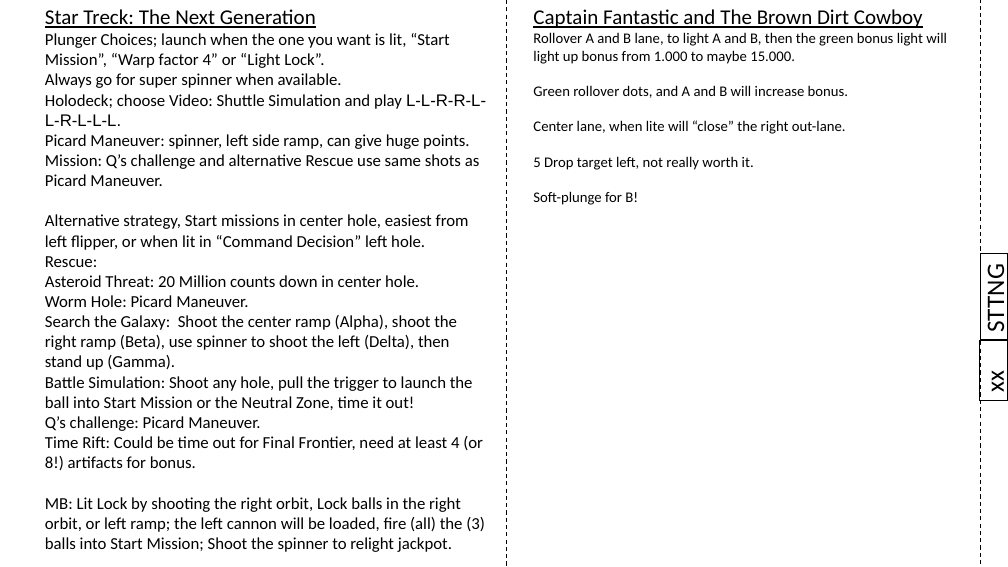
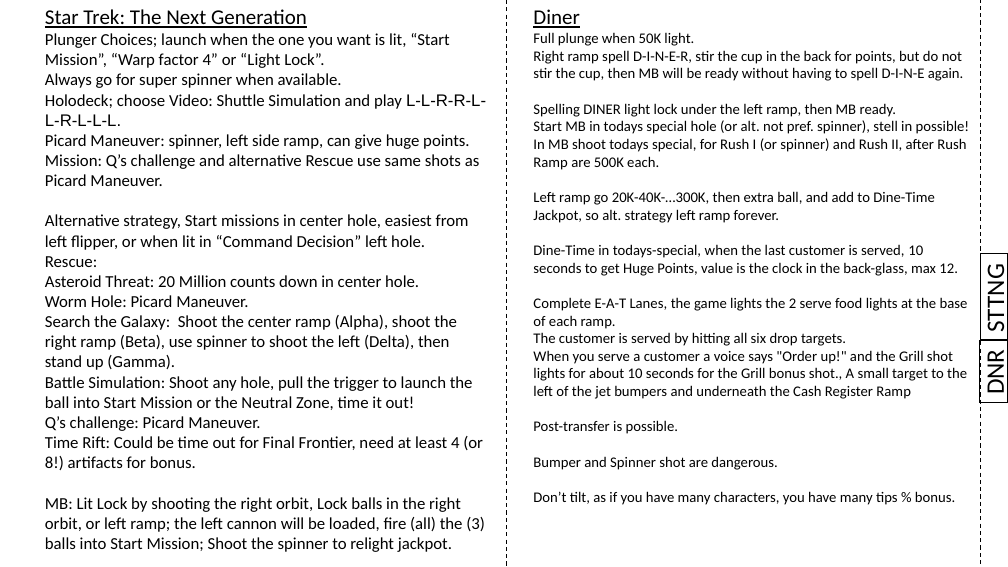
Before and after one commit to karstenbolge/PB, a slide deck: slide 22 of PB.pptx. Drawn at 1008x567 pixels with LibreOffice and Linux fonts; fonts in the diff are those of the drawing. Boxes give left, top, right and bottom in pixels: in the first picture for what was removed or moved away, otherwise in the second. Text is boxed around its words. In the diff, an @@ line names an element or a change of style, - is before the commit and + after.

Commit message:
Added diner

```diff
--- a/PB.pptx
+++ b/PB.pptx
@@ text at box(45, 33, 486, 552): text changed @@
-Star Treck: The Next Generation
+Star Trek: The Next Generation
@@ text at box(533, 9, 970, 505): text changed @@
-Captain Fantastic and The Brown Dirt Cowboy
-Rollover A and B lane, to light A and B, then the green bonus light will light up bonus from 1.000 to maybe 15.000.
-Green rollover dots, and A and B will increase bonus.
-Center lane, when lite will “close” the right out-lane.
-5 Drop target left, not really worth it.
-Soft-plunge for B!
+Diner
+Full plunge when 50K light.
+Right ramp spell D-I-N-E-R, stir the cup in the back for points, but do not stir the cup, then MB will be ready without having to spell D-I-N-E again.
+Spelling DINER light lock under the left ramp, then MB ready.
+Start MB in todays special hole (or alt. not pref. spinner), stell in possible!
+In MB shoot todays special, for Rush I (or spinner) and Rush II, after Rush Ramp are 500K each.
+Left ramp go 20K-40K-…300K, then extra ball, and add to Dine-Time Jackpot, so alt. strategy left ramp forever.
+Dine-Time in todays-special, when the last customer is served, 10 seconds to get Huge Points, value is the clock in the back-glass, max 12.
+Complete E-A-T Lanes, the game lights the 2 serve food lights at the base of each ramp.
+The customer is served by hitting all six drop targets.
+When you serve a customer a voice says "Order up!" and the Grill shot lights for about 10 seconds for the Grill bonus shot., A small target to the left of the jet bumpers and underneath the Cash Register Ramp
+Post-transfer is possible.
+Bumper and Spinner shot are dangerous.
+Don’t tilt, as if you have many characters, you have many tips % bonus.
@@ text in rectangle at box(980, 353, 1008, 393): text changed @@
-xx
+DNR
```
